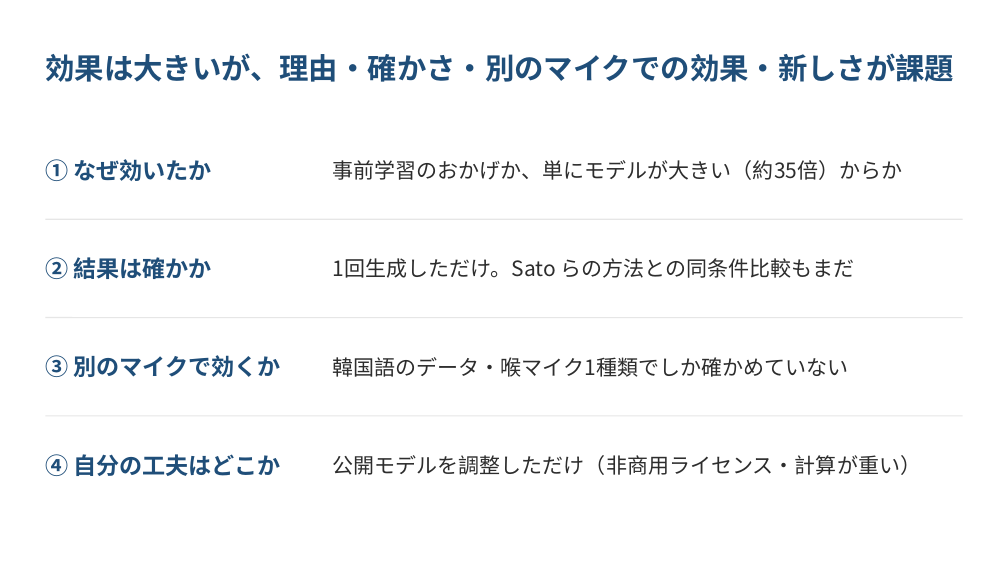
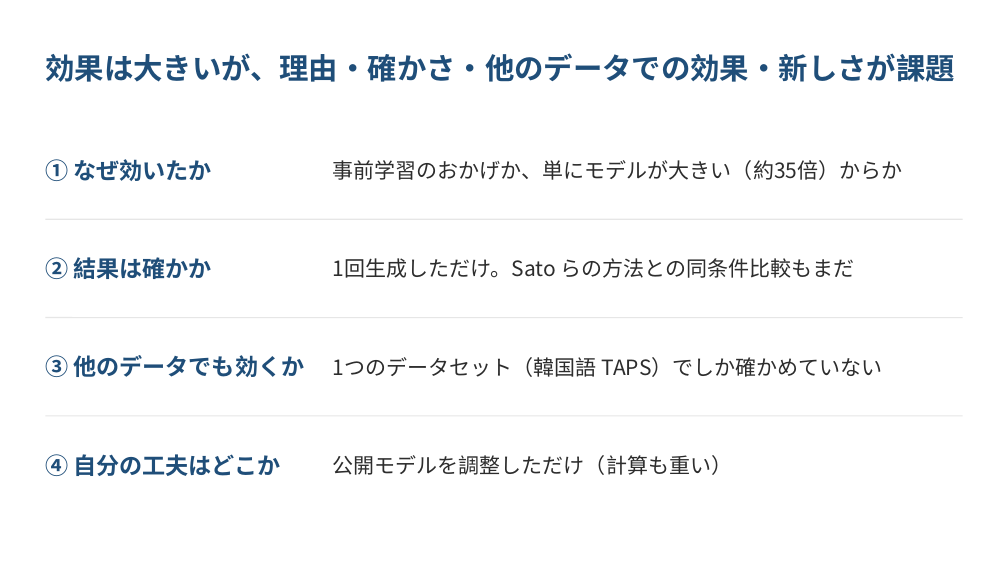
Before and after one commit to kasugayuji0716-art/bone-conduction-research, a slide deck: slide 6 of results/progress_slides_2026-10.pptx. Drawn at 1008x567 pixels with LibreOffice and Linux fonts; fonts in the diff are those of the drawing. Boxes give left, top, right and bottom in pixels: in the first picture for what was removed or moved away, otherwise in the second. Text is boxed around its words. In the diff, an @@ line names an element or a change of style, - is before the commit and + after.

```diff
--- a/results/progress_slides_2026-10.pptx
+++ b/results/progress_slides_2026-10.pptx
@@ text at (x1=45, y1=53, x2=955, y2=82): text changed @@
-効果は大きいが、理由・確かさ・別のマイクでの効果・新しさが課題
+効果は大きいが、理由・確かさ・他のデータでの効果・新しさが課題
@@ text at (x1=45, y1=355, x2=305, y2=377): text changed @@
-③ 別のマイクで効くか
+③ 他のデータでも効くか
@@ text at (x1=333, y1=357, x2=882, y2=377): text changed @@
-韓国語のデータ・喉マイク1種類でしか確かめていない
+1つのデータセット（韓国語 TAPS）でしか確かめていない
@@ text at (x1=333, y1=455, x2=733, y2=475): text changed @@
-公開モデルを調整しただけ（非商用ライセンス・計算が重い）
+公開モデルを調整しただけ（計算も重い）
```
Also in this commit, not shown: 1 other slide changed, 1 slide removed, 2 other files.
